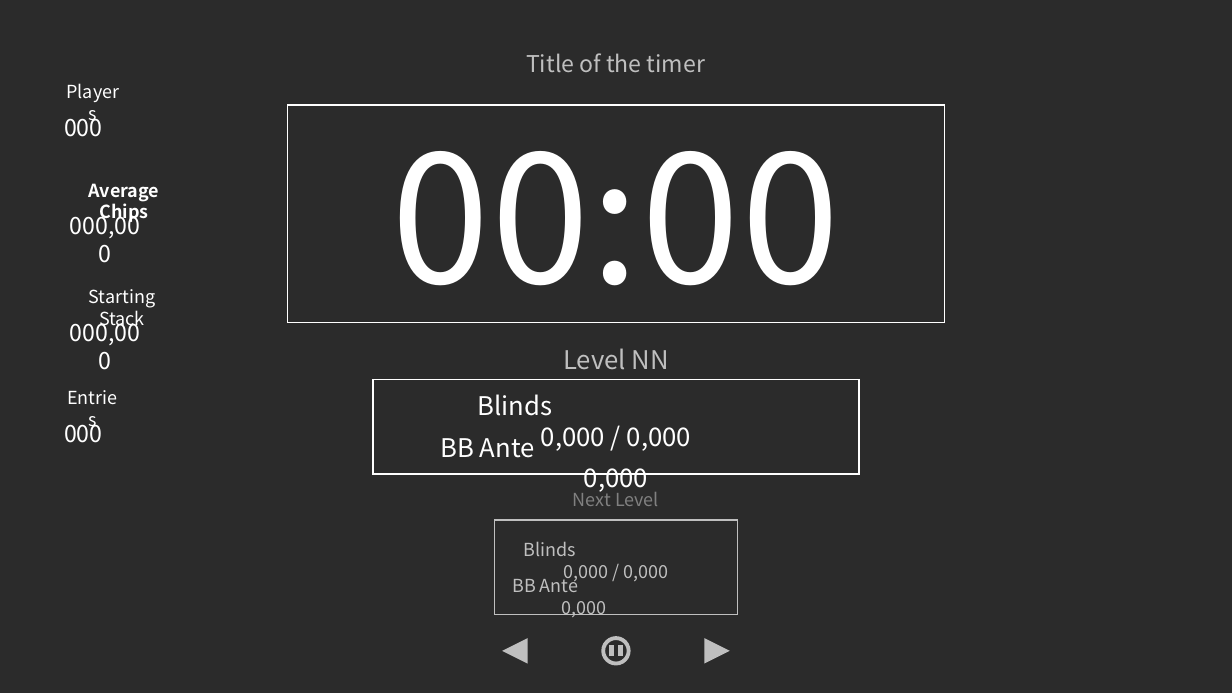
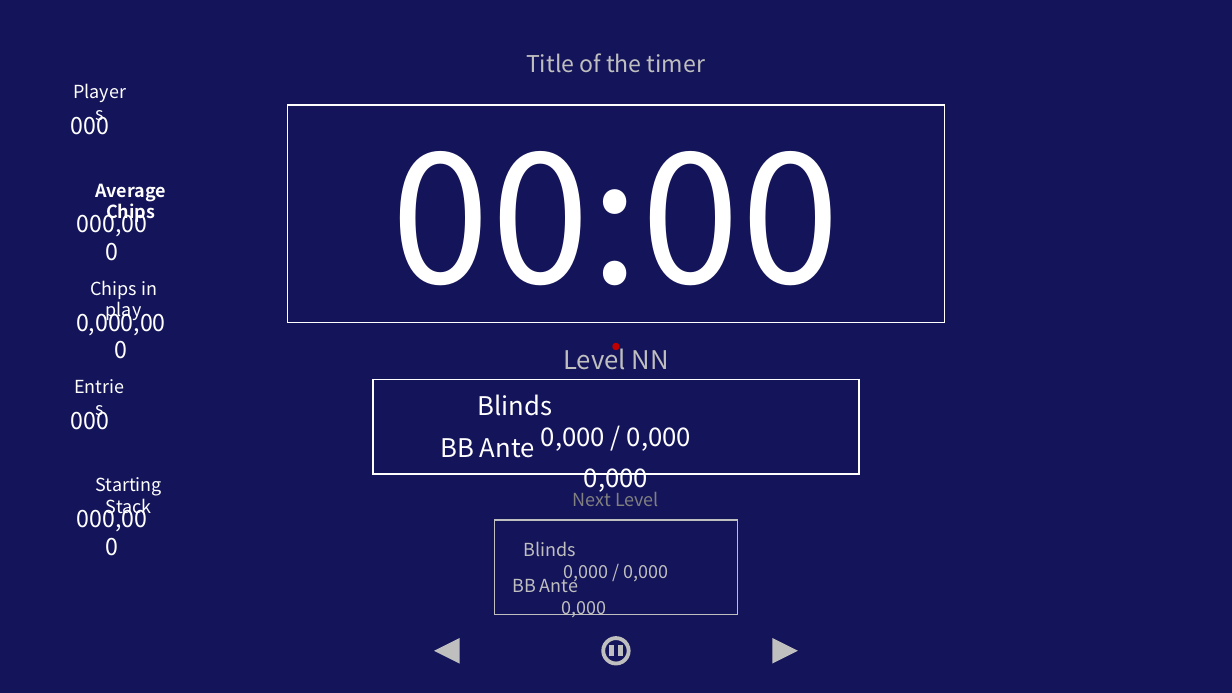
Before and after one commit to kage3175/PokerTimer, a slide deck: slide 1 of 프레젠테이션1.pptx. Drawn at 1232x693 pixels with LibreOffice and Linux fonts; fonts in the diff are those of the drawing; background and template pictures are left out; a plain dark background stands for a picture behind light text. Boxes give left, top, right and bottom in pixels: in the first picture for what was removed or moved away, otherwise in the second. Text is boxed around its words. In the diff, an @@ line names an element or a change of style, - is before the commit and + after.

```diff
--- a/프레젠테이션1.pptx
+++ b/프레젠테이션1.pptx
@@ background picture (left out) to #14145A @@
@@ 4 texts: place and size @@
-4 texts at [55, 77, 160, 345]
+4 texts at [62, 77, 166, 335]
@@ text added at [90, 280, 157, 322], 14 pt, text #FFFFFF @@
+Chips in play
@@ ellipse added at [613, 343, 620, 350], fill #C00000 @@
@@ text "Entries": place and size @@
-text "Entries" at [55, 383, 130, 414]
+text "Entries" at [62, 372, 138, 403]
@@ text "000": place and size @@
-text "000" at [64, 419, 102, 443]
+text "000" at [71, 406, 109, 430]
@@ text "000,000" rewrapped from [55, 314, 155, 351] to [77, 427, 605, 531] @@
@@ text "Starting Stack": place and size @@
-text "Starting Stack" at [89, 289, 156, 330]
+text "Starting Stack" at [95, 477, 162, 519]
@@ text added at [561, 565, 608, 617], 18 pt, text #FFFFFF @@
+0,000,000
@@ triangle: place and size @@
-triangle at [503, 639, 529, 665]
+triangle at [434, 639, 460, 665]
@@ triangle: place and size @@
-triangle at [704, 639, 730, 665]
+triangle at [773, 639, 799, 665]
```
Also in this commit, not shown: 3 other files.
